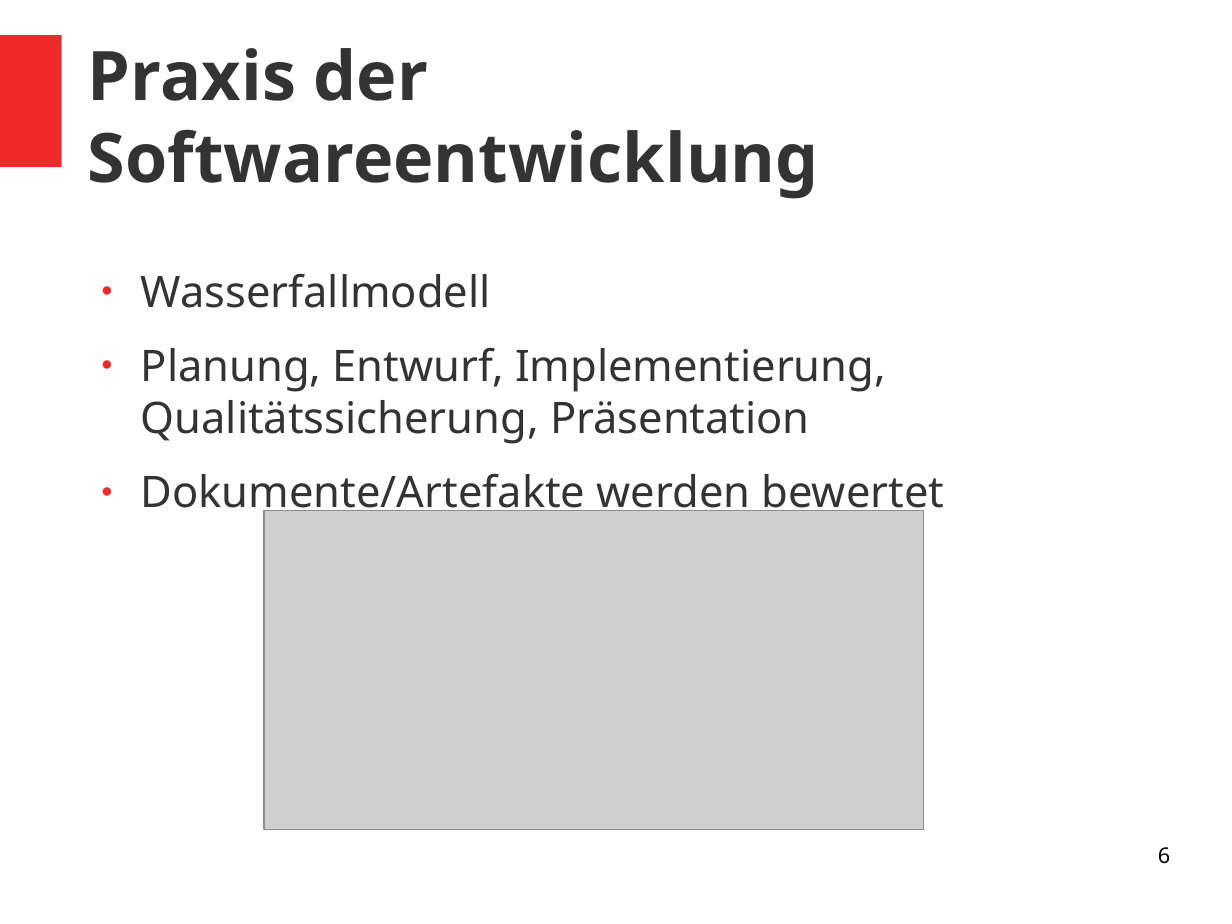
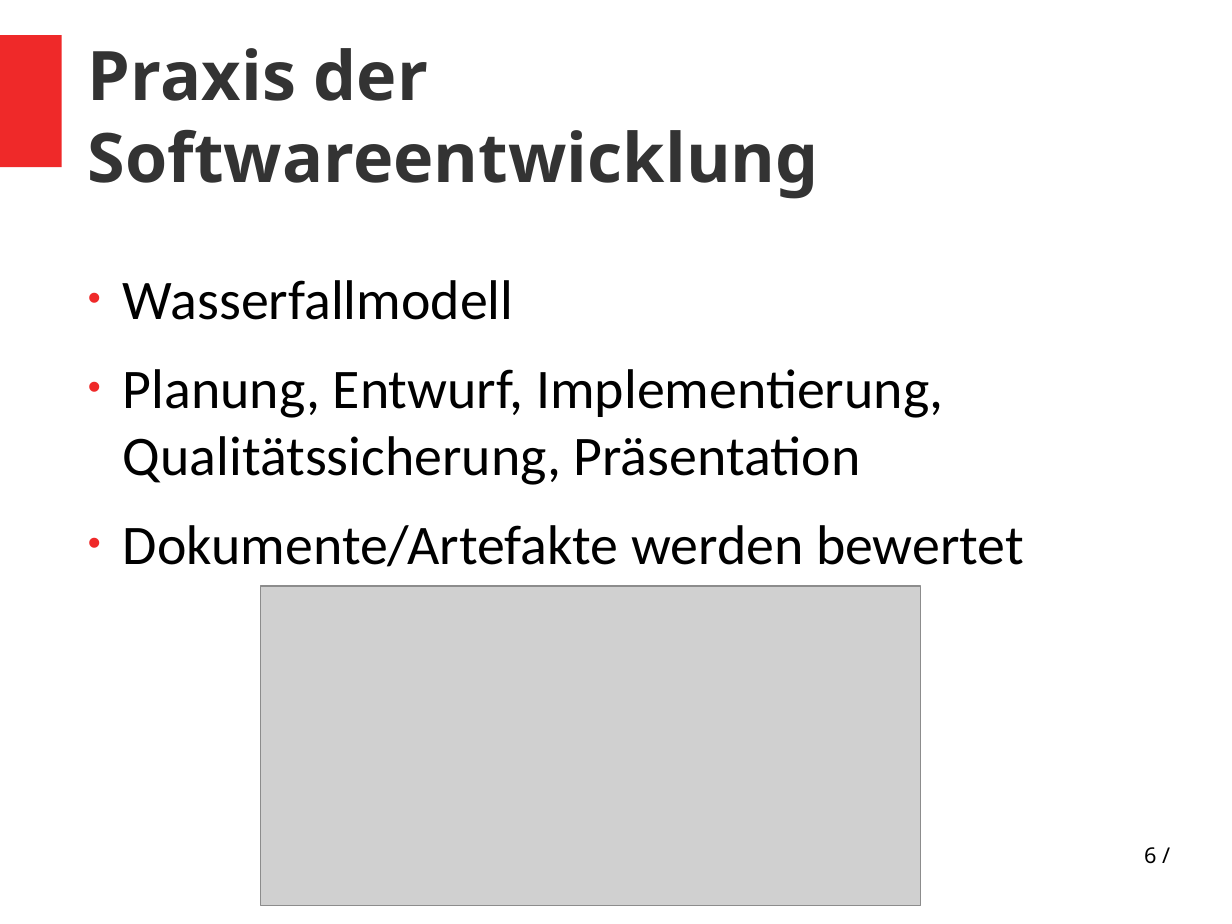
Before and after one commit to vlle1/dokumente-earablesKIT, a slide deck: slide 6 of Abschlusspräsi/Abschlusspräsi.odp. Drawn at 1232x924 pixels with LibreOffice and Linux fonts; fonts in the diff are those of the drawing; grey boxes stand for pictures. Boxes give left, top, right and bottom in pixels: in the first picture for what was removed or moved away, otherwise in the second. Text is boxed around its words. In the diff, an @@ line names an element or a change of style, - is before the commit and + after.

```diff
--- a/Abschlusspräsi/Abschlusspräsi.odp
+++ b/Abschlusspräsi/Abschlusspräsi.odp
@@ text "Wasserfallmodell" at <box>123,280,1024,567</box>: size 28 to 36 pt, font Noto Sans to Calibri, text colour #333333 to #000000; bullet ● to • @@
@@ picture: place and size @@
-picture at <box>264,511,925,831</box>
+picture at <box>260,586,921,906</box>
@@ page number at <box>1144,847,1156,864</box>: text changed @@
-6
+6 /
```
Also in this commit, not shown: 16 other slides changed, 5 slides added, 9 slides removed.
